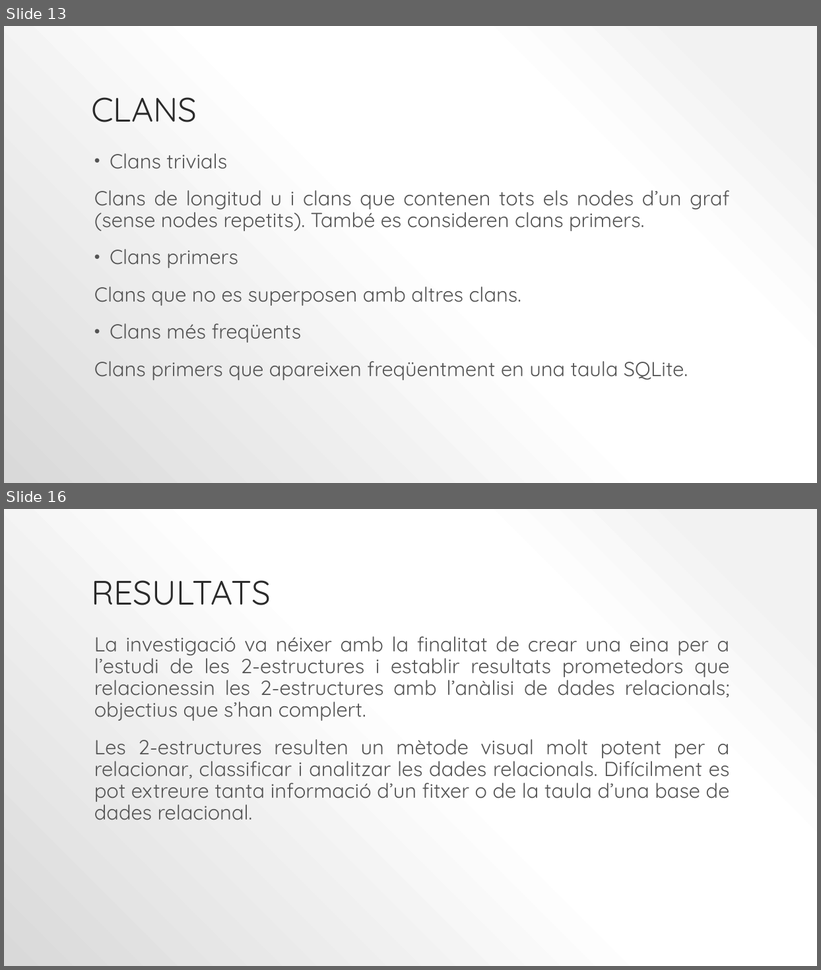
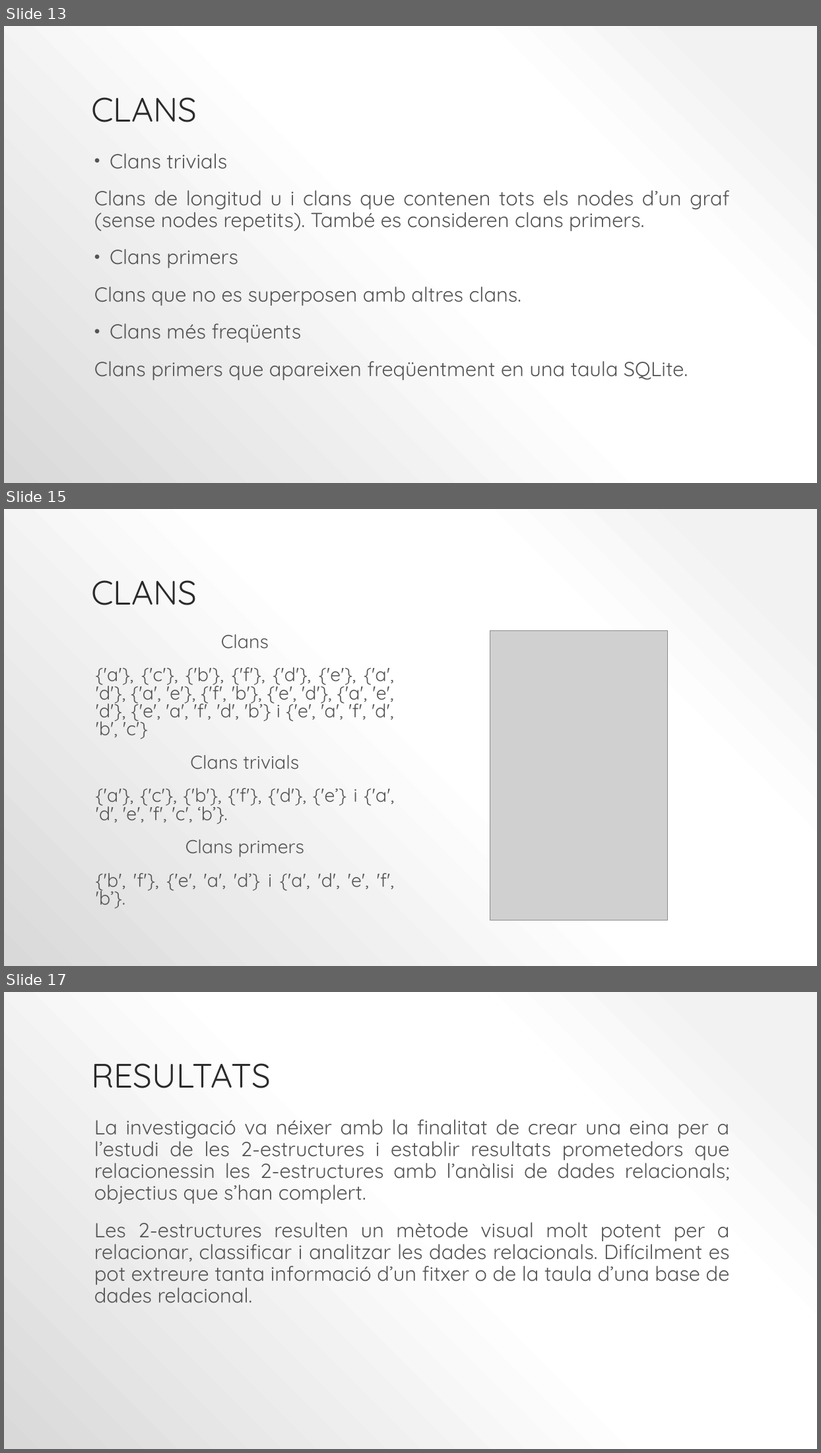
Before and after one commit to lrodrin/TFG, a slide deck: presentació.pptx. Shown one above the other, each under a label of ours: slides 13 and 16 before the commit, slides 13, 15 and 17 after it; the slides between them are not shown. The pictures are 821x970 and 821x1453 pixels, drawn with LibreOffice and Linux fonts; fonts in the diff are those of the drawing; grey boxes stand for pictures. Boxes give left, top, right and bottom in pixels: in the first picture for what was removed or moved away, otherwise in the second. Text is boxed around its words. In the diff, an @@ line names an element or a change of style, - is before the commit and + after.

```diff
--- a/presentació.pptx
+++ b/presentació.pptx
@@ slide 15 added at <box>4,509,817,966</box>, background gradient #F2F2F2 to #FFFFFF to #D9D9D9 @@
@@ title added at <box>91,580,197,605</box>, 40 pt, text #2A2A2A @@
+CLANS
@@ text added at <box>96,634,395,909</box>, 22.2 pt, text #545454 @@
+Clans
+{'a'}, {'c'}, {'b'}, {'f'}, {'d'}, {'e'}, {'a', 'd'}, {'a', 'e'}, {'f', 'b'}, {'e', 'd'}, {'a', 'e', 'd'}, {'e', 'a', 'f', 'd', 'b’} i {'e', 'a', 'f', 'd', 'b', 'c'}
+Clans trivials
+{'a'}, {'c'}, {'b'}, {'f'}, {'d'}, {'e’} i {'a', 'd', 'e', 'f', 'c', ‘b’}.
+Clans primers
+{'b', 'f'}, {'e', 'a', 'd’} i {'a', 'd', 'e', 'f', 'b’}.
@@ picture added at <box>490,631,667,921</box> @@
@@ what was slide 16 is now slide 17 @@
```
Also in this commit, not shown: 1 slide changed, 1 other slide added, 1 slide removed, 3 other files.
